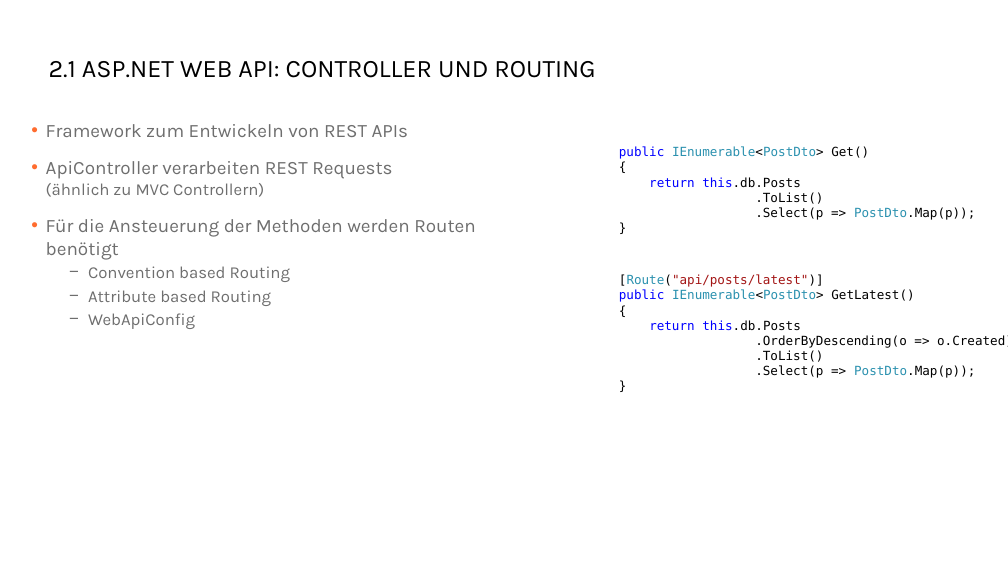
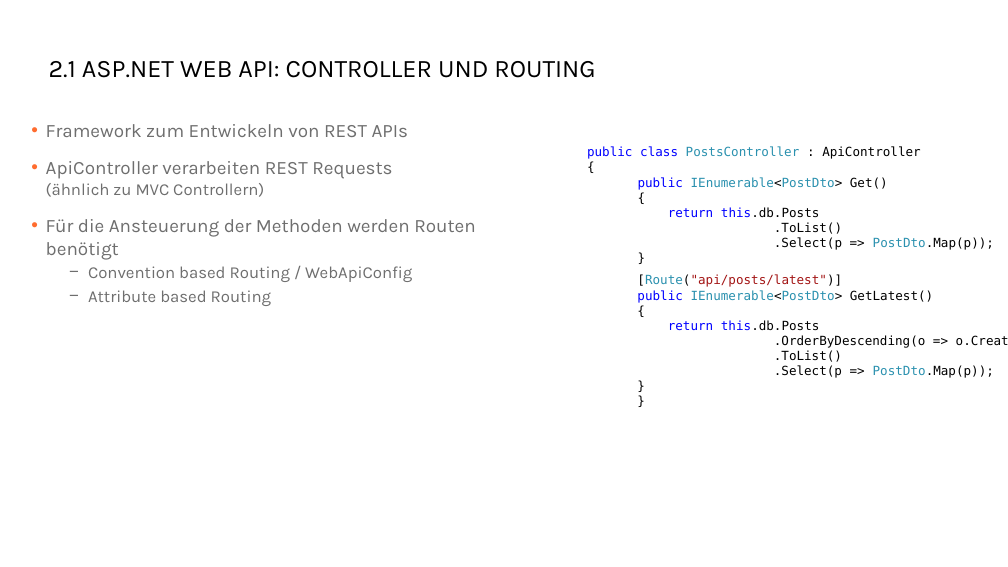
Before and after one commit to danielbeckmann/DotNETJumpStart, a slide deck: slide 9 of 05. ASP.NET Web API/Entwicklung einer Schnittstelle mit ASP.NET Web API.pptx (slide 10 before the commit). Drawn at 1008x567 pixels with LibreOffice and Linux fonts; fonts in the diff are those of the drawing; background and template pictures are left out. Boxes give left, top, right and bottom in pixels: in the first picture for what was removed or moved away, otherwise in the second. Text is boxed around its words. In the diff, an @@ line names an element or a change of style, - is before the commit and + after.

```diff
--- a/05. ASP.NET Web API/Entwicklung einer Schnittstelle mit ASP.NET Web API.pptx
+++ b/05. ASP.NET Web API/Entwicklung einer Schnittstelle mit ASP.NET Web API.pptx
@@ text "public class PostsController : ApiController": place and size @@
-text "public class PostsController : ApiController" at (619,146,975,220)
+text "public class PostsController : ApiController" at (587,146,994,250)
@@ text at (587,146,921,159): paragraphs added @@
+public class PostsController : ApiController
+{
@@ text at (638,177,994,250): list level 1 to 2 in "public IEnumerable<PostDto> Get()"; list level 1 to 2 in "{"; list level 1 to 2 in "return this.db.Posts"; list level 1 to 2 in ".ToList()"; list level 1 to 2 in ".Select(p => PostDto.Map(p));"; list level 1 to 2 in "}" @@
@@ text at (88,266,412,282): text changed @@
-  − Convention based Routing
+  − Convention based Routing / WebApiConfig
@@ text at (637,274,1008,378): paragraph added @@
+}
@@ text "[Route("api/posts/latest")]": place and size @@
-text "[Route("api/posts/latest")]" at (619,274,1008,378)
+text "[Route("api/posts/latest")]" at (637,274,1008,378)
@@ text at (637,274,1008,378): list level 1 to 2 in "[Route("api/posts/latest")]"; list level 1 to 2 in "public IEnumerable<PostDto> GetLatest()"; list level 1 to 2 in "{"; list level 1 to 2 in "return this.db.Posts"; list level 1 to 2 in ".OrderByDescending(o => o.Created)"; list level 1 to 2 in ".ToList()"; list level 1 to 2 in ".Select(p => PostDto.Map(p));"; list level 1 to 2 in "}" @@
@@ text at (88,313,195,329): paragraph removed @@
-  − WebApiConfig
```
Also in this commit, not shown: 2 other slides changed, 1 slide removed.
